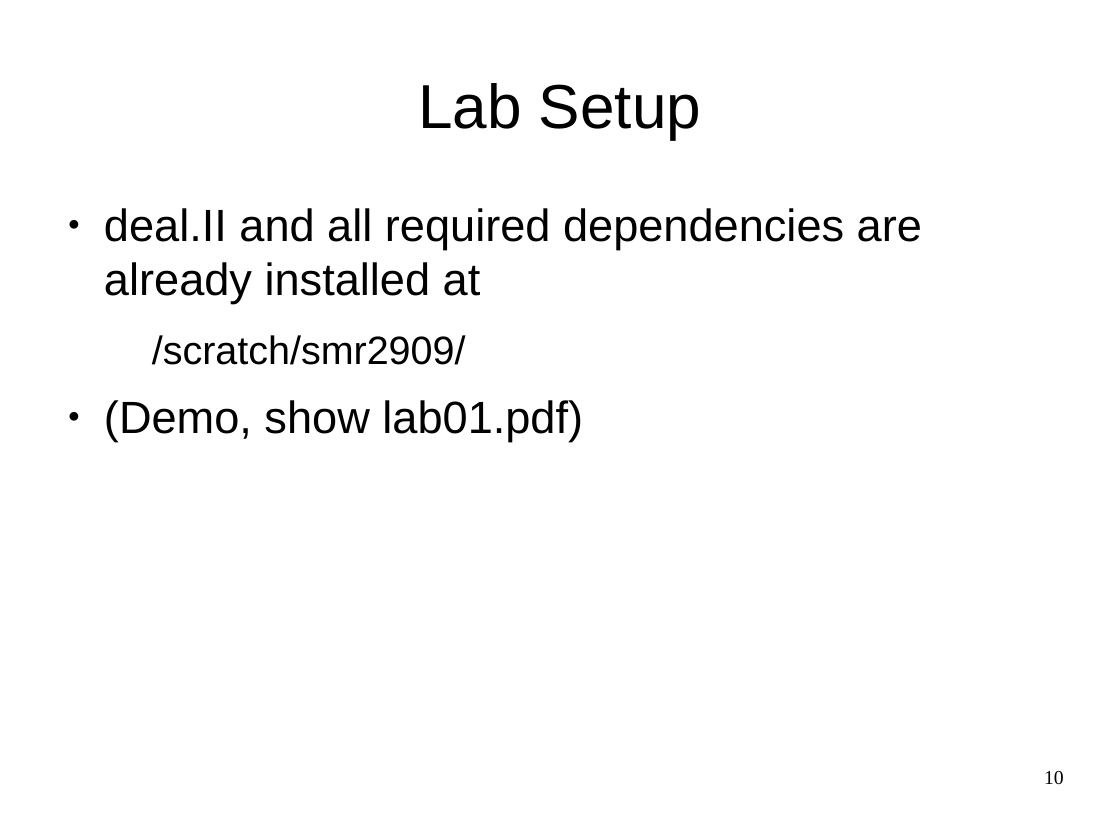
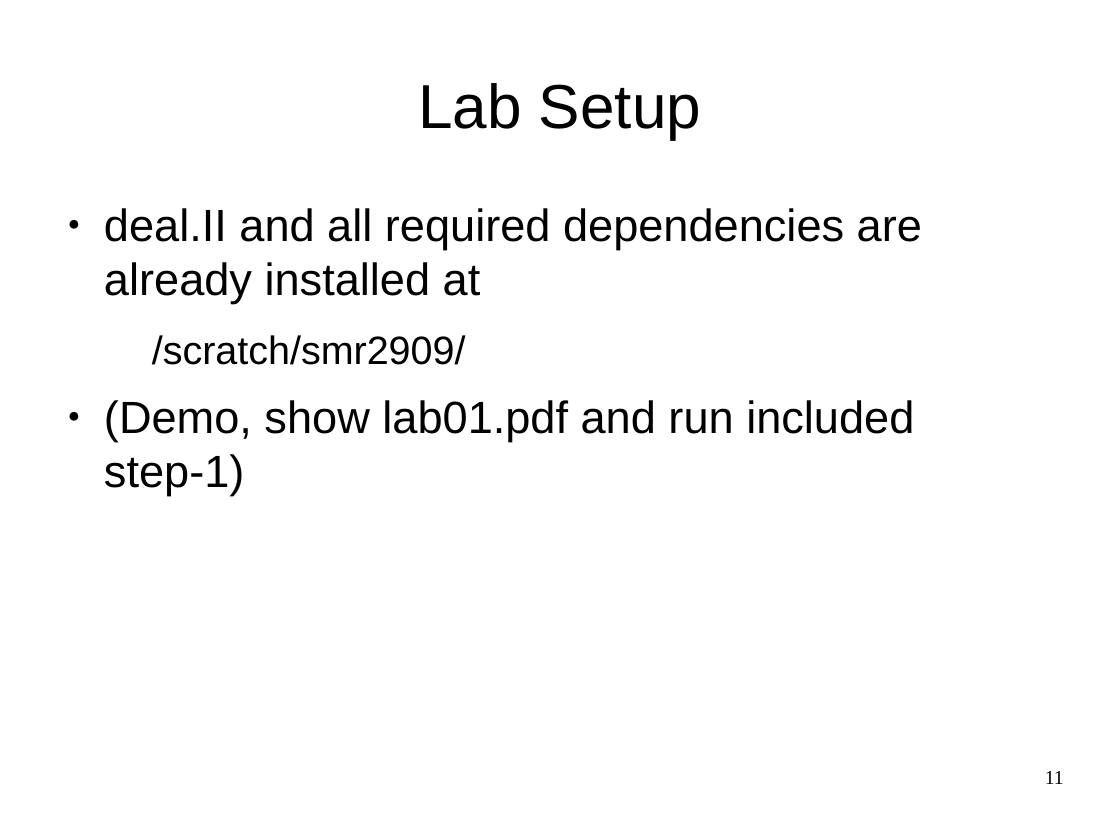
Before and after one commit to ndem0/deal.II-tutorial, a slide deck: slide 11 of slides.odp (slide 10 before the commit). Drawn at 1120x840 pixels with LibreOffice and Linux fonts; fonts in the diff are those of the drawing. Boxes give left, top, right and bottom in pixels: in the first picture for what was removed or moved away, otherwise in the second. Text is boxed around its words. In the diff, an @@ line names an element or a change of style, - is before the commit and + after.

Commit message:
slides

```diff
--- a/slides.odp
+++ b/slides.odp
@@ text at (104,400,914,496): text changed @@
-● (Demo, show lab01.pdf)
+● (Demo, show lab01.pdf and run included step-1)
@@ page number at (1045,771,1064,784): text changed @@
-10
+11
```
Also in this commit, not shown: 1 slide added, 1 other file.
